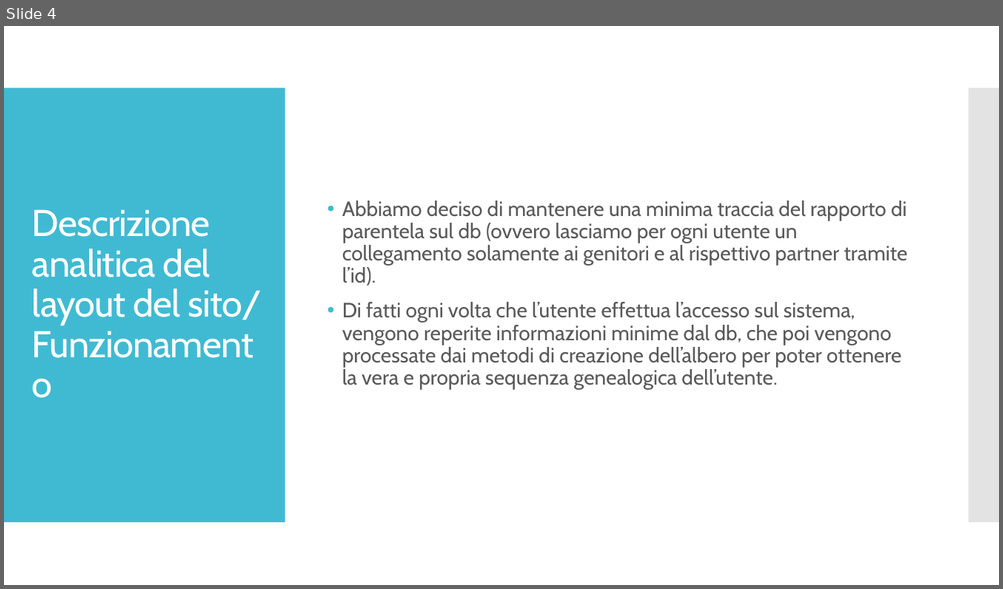
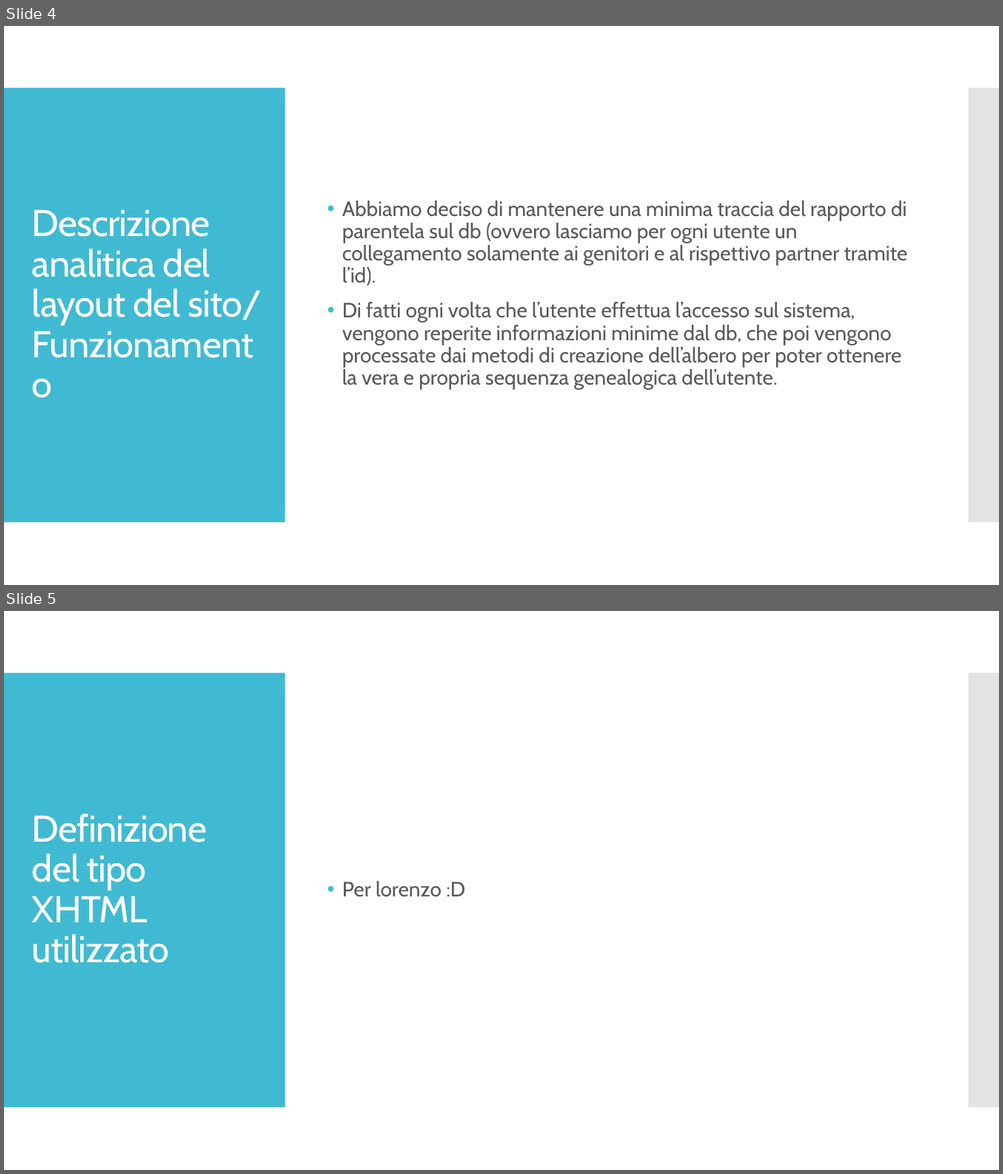
Before and after one commit to francar93/genealogytree, a slide deck: Presentazione idw.pptx. Shown one above the other, each under a label of ours: slide 4 before the commit, slides 4 and 5 after it. The pictures are 1003x589 and 1003x1174 pixels, drawn with LibreOffice and Linux fonts; fonts in the diff are those of the drawing. Boxes give left, top, right and bottom in pixels: in the first picture for what was removed or moved away, otherwise in the second. Text is boxed around its words. In the diff, an @@ line names an element or a change of style, - is before the commit and + after.

```diff
--- a/Presentazione idw.pptx
+++ b/Presentazione idw.pptx
@@ slide 5 added at bbox=[4, 611, 999, 1170], background #FFFFFF; not listed: 2 template elements that a slide beside it also shows @@
@@ title added at bbox=[32, 814, 207, 963], 36 pt, text #FFFFFF @@
+Definizione del tipo XHTML utilizzato
@@ text added at bbox=[342, 881, 465, 897], 20 pt, text #595959 @@
+• Per lorenzo :D
```
Also in this commit, not shown: 4 other slides added, 4 other files.
